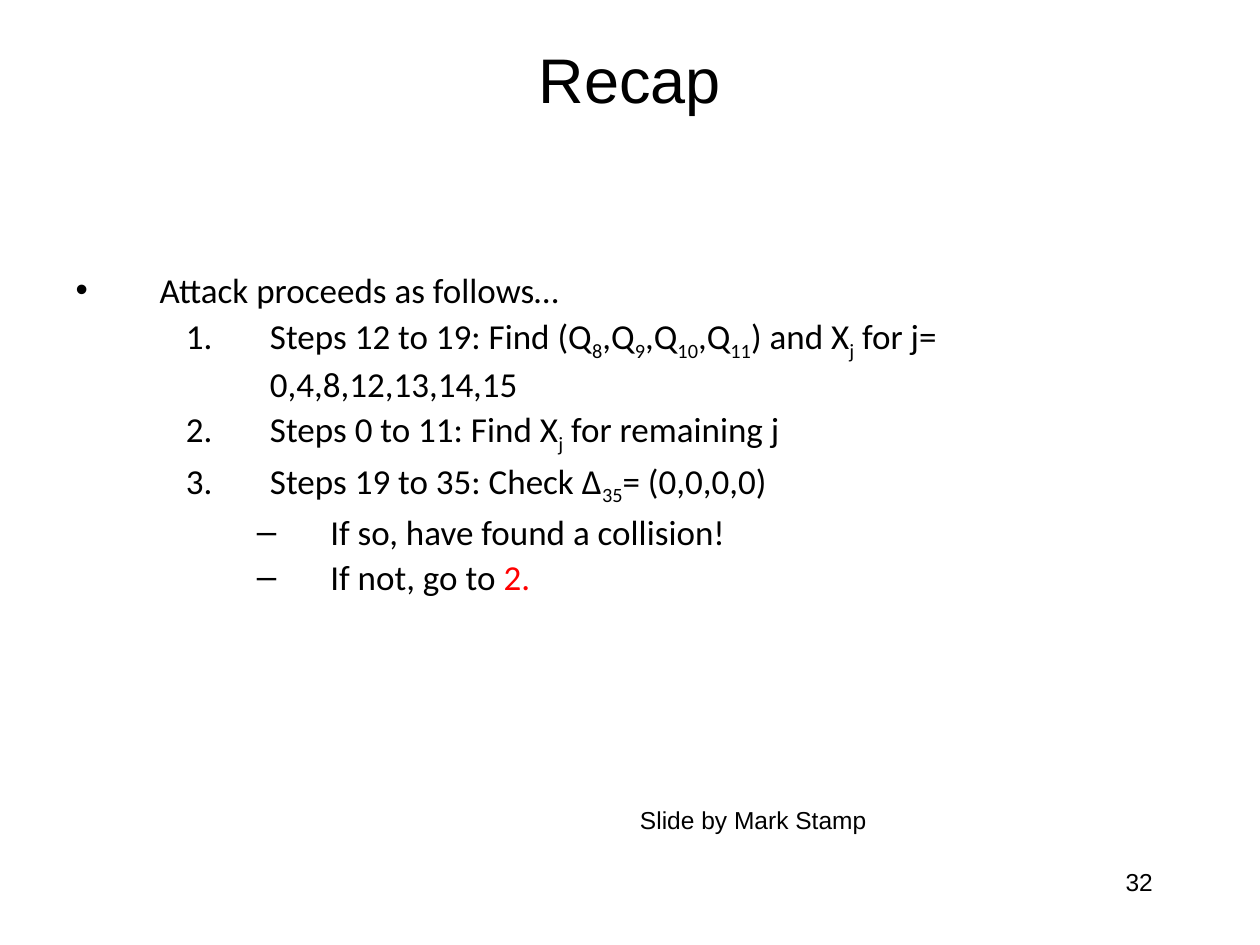
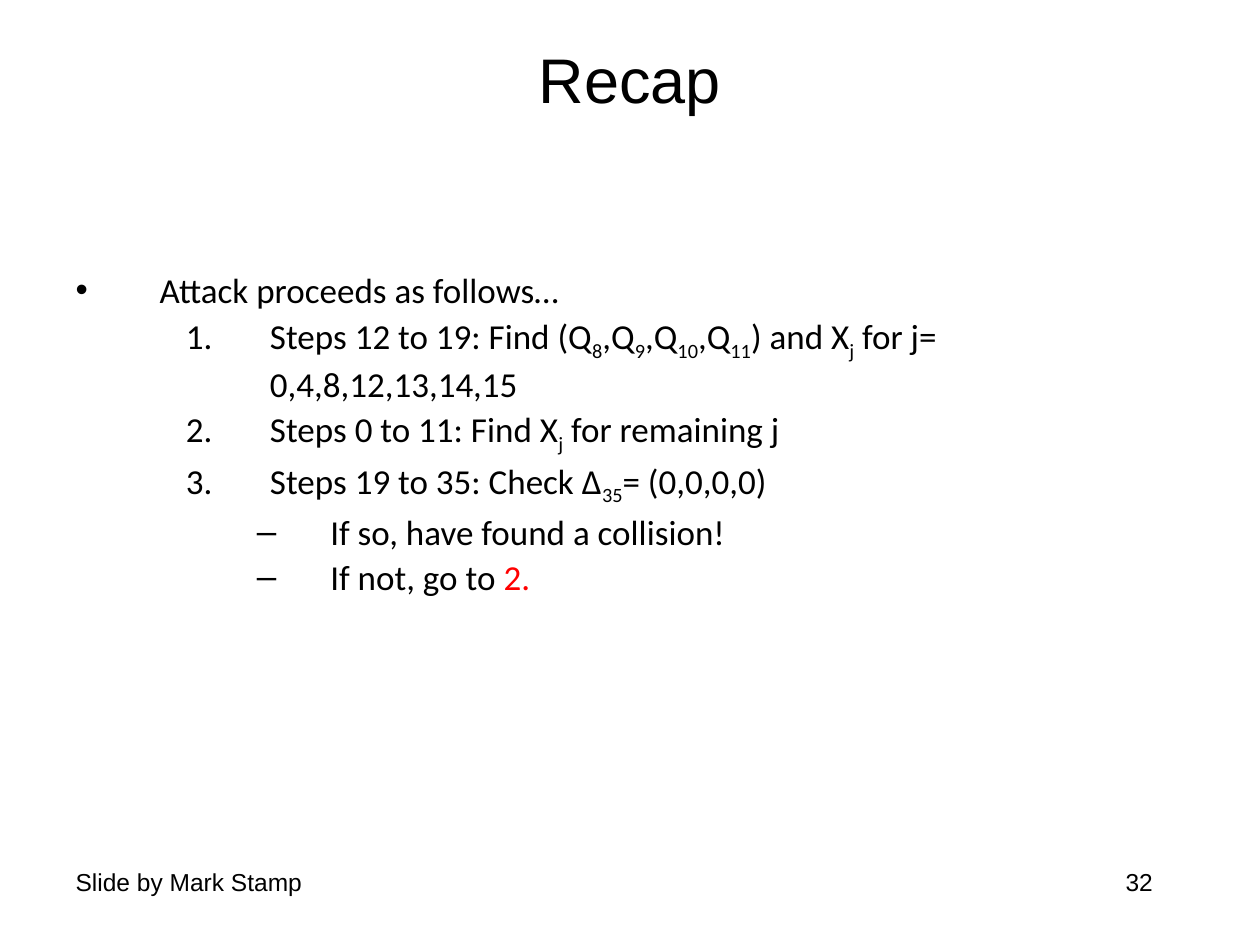
Before and after one commit to jlmucb/class_notes, a slide deck: slide 32 of BerkeleyClass/CS290Spring2013/Lectures/Cryptoclass6.pptx. Drawn at 1260x945 pixels with LibreOffice and Linux fonts; fonts in the diff are those of the drawing. Boxes give left, top, right and bottom in pixels: in the first picture for what was removed or moved away, otherwise in the second. Text is boxed around its words. In the diff, an @@ line names an element or a change of style, - is before the commit and + after.

```diff
--- a/BerkeleyClass/CS290Spring2013/Lectures/Cryptoclass6.pptx
+++ b/BerkeleyClass/CS290Spring2013/Lectures/Cryptoclass6.pptx
@@ text "Slide by Mark Stamp": place and size @@
-text "Slide by Mark Stamp" at box(640, 811, 866, 834)
+text "Slide by Mark Stamp" at box(76, 873, 302, 896)
```
Also in this commit, not shown: 16 other slides changed, 1 other file.
